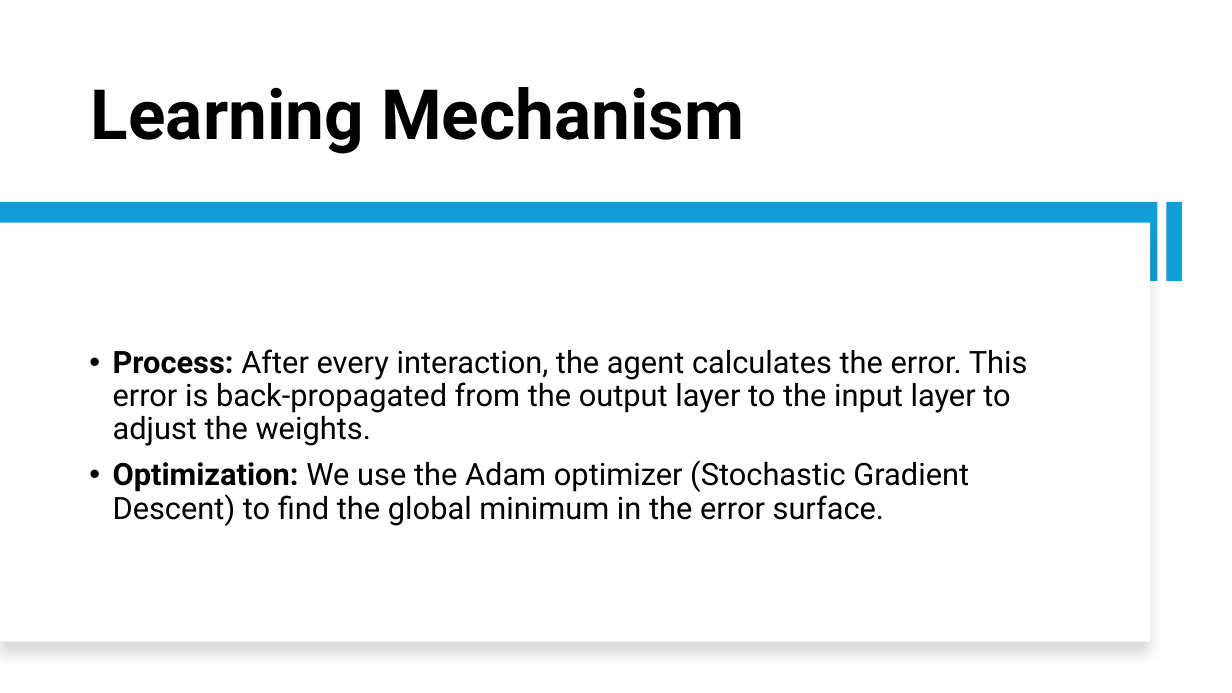
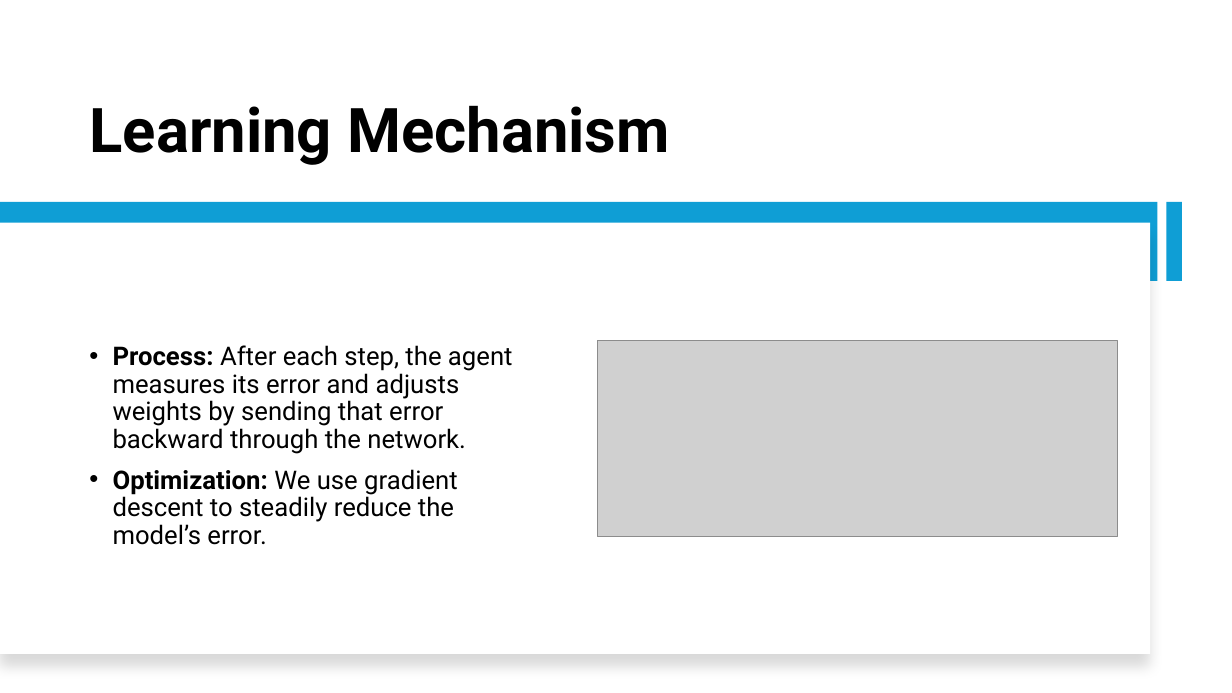
Before and after one commit to Srithwak/Coevolutionary_ARL_vs_EGT_agents_research, a slide deck: slide 6 of presentation.pptx. Drawn at 1232x693 pixels with LibreOffice and Linux fonts; fonts in the diff are those of the drawing; grey boxes stand for pictures. Boxes give left, top, right and bottom in pixels: in the first picture for what was removed or moved away, otherwise in the second. Text is boxed around its words. In the diff, an @@ line names an element or a change of style, - is before the commit and + after.

```diff
--- a/presentation.pptx
+++ b/presentation.pptx
@@ title "Learning Mechanism" at [89, 105, 669, 165]: size 54 to 48 pt @@
@@ rectangle: place and size @@
-rectangle at [0, 223, 1151, 642]
+rectangle at [0, 223, 1151, 654]
@@ text removed at [113, 349, 1028, 526] @@
-• Process: After every interaction, the agent calculates the error. This error is back-propagated from the output layer to the input layer to adjust the weights.
-• Optimization: We use the Adam optimizer (Stochastic Gradient Descent) to find the global minimum in the error surface.
@@ text added at [113, 345, 513, 545], 20 pt, text #000000 @@
+• Process: After each step, the agent measures its error and adjusts weights by sending that error backward through the network.
+• Optimization: We use gradient descent to steadily reduce the model’s error.
@@ picture added at [597, 341, 1117, 537] @@
```
Also in this commit, not shown: 9 other slides changed, 1 slide removed, 3 other files.
